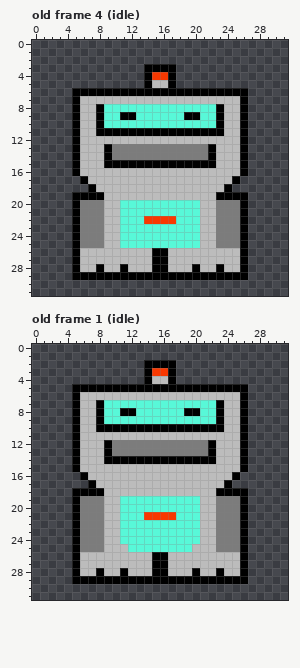
A pixel-art file gets an edit: Art/RawSprites/robot.aseprite. The picture above was drawn from the file before the commit.
32x32 pixels, 18 frames. Shown: old frame 4 (idle), old frame 1 (idle). The commit also changed other frames, which this record leaves out.
And afterwards:
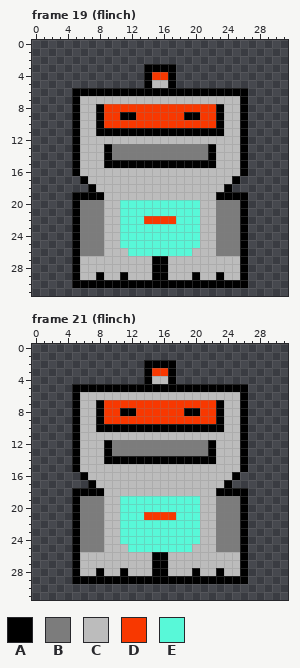
Palette (. is transparent): A #000000  B #7c7c7c  C #bcbcbc  D #f83800  E #58f8d8
A new or re-ordered frame is compared with the old frame closest to it.
From old to new:
frames 18 -> 30
Changed rows in their new state; - is an unchanged pixel.
Frame 19 (flinch) is new; against old frame 4 (idle):
first column x 9:
 8 DDDDDDDDDDDDDD
 9 DD--DDDDDD--DD
10 DDDDDDDDDDDDDD
first column x 5:
26 -BBB---EEEEEEEE---BBB-
28 ---C--C--------C--C---
29 -CC-CC-CCC--CCC-CC-CC-
30 AAAAAAAAAAAAAAAAAAAAAA
Frame 21 (flinch) is new; against old frame 1 (idle):
first column x 9:
 7 DDDDDDDDDDDDDD
 8 DD--DDDDDD--DD
 9 DDDDDDDDDDDDDD
Pixel boxes of the changes (left, top, right, bottom) in both pictures:
changed: (104, 104, 216, 128)
changed: (72, 248, 248, 288)
changed: (104, 400, 216, 424)
